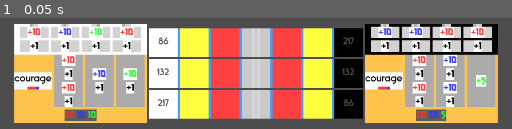
Above: before the commit, frame 1.
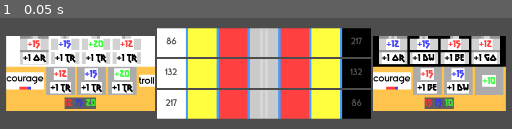
Above: after the commit, the same moment.

Repository: Pe3Hu/kura
Game: Godot game, scene res://scene/0/game.tscn
Two runs of this game, one before a commit and one after it. Both use one fixed random seed, a clock stepped at 60 frames per second and the inputs below.
Inputs:
- Up to frame 1 (0.05 s): no input

The runs differ from the first frame. In frame 1, 48% of the frame differs, in the area x 1-99%, y 5-95%.

Commit message:
update version 0.0042
1. card synergies added

Diff:
--- a/scene/2/altar.gd
+++ b/scene/2/altar.gd
@@ -10,8 +10,120 @@
 
 
 func select_cards() -> void:
+	find_synergies()
+	finish_leftovers()
+
+
+func aspects_assessment(synergies: Variant) -> void:
+	var weights = Global.dict.icon.symbol[forge.symbol]
+	var assessments = {}
+
 	for card in library.present.get_children():
+		var flag = synergies == null
+
+		if !flag:
+			for synergy in synergies:
+				if card.synergies.has(synergy):
+					flag = true
+
+		if flag:
+			var slot = forge.slots.get_node(card.slot)
+
+			if slot.cards.is_empty():
+				var assessment = card.get_aspects_assessment(weights)
+
+				if assessment > 0:
+					assessments[card] = card.get_aspects_assessment(weights)
+
+	while !assessments.keys().is_empty():
+		var card = Global.get_random_key(assessments)
+		assessments.erase(card)
 		forge.use_card(card)
+		var slot = forge.slots.get_node(card.slot)
+
+		if !slot.cards.is_empty():
+			for _i in range(assessments.keys().size()-1, -1, -1):
+				card = assessments.keys()[_i]
+
+				if card.slot == slot.name:
+					assessments.erase(card)
+
+	if synergies != null:
+		finish_synergy(synergies)
+
+
+func find_synergies() -> void:
+	var synergies = {}
+
+	for card in library.present.get_children():
+		for synergy in card.synergies:
+			if !synergies.has(synergy):
+				synergies[synergy] = {}
+
+			if !synergies[synergy].has(card.slot):
+				synergies[synergy][card.slot] = 0
+
+			synergies[synergy][card.slot] += 1
+
+	for _i in range(synergies.keys().size()-1, -1, -1):
+		var synergy = synergies.keys()[_i]
+
+		if synergies[synergy].keys().size() < 2:
+			synergies.erase(synergy)
+
+	print(synergies)
+
+	if !synergies.keys().is_empty():
+		aspects_assessment(synergies)
+	else:
+		aspects_assessment(null)
+
+
+func finish_synergy(synergies_: Dictionary) -> void:
+	var slots = {}
+
+	if synergies_ != null:
+		for card in library.present.get_children():
+			var slot = forge.slots.get_node(card.slot)
+
+			if card.bg.visible and slot.cards.is_empty():
+				for synergy in card.synergies:
+					if synergies_.has(synergy):
+						if !slots.has(card.slot):
+							slots[card.slot] = []
+
+						slots[card.slot].append(card)
+
+	for slot in slots:
+		var card = slots[slot].pick_random()
+		forge.use_card(card)
+
+
+
+func finish_leftovers() -> void:
+	var slots = {}
+
+	for card in library.present.get_children():
+		var slot = forge.slots.get_node(card.slot)
+
+		if card.bg.visible and slot.cards.is_empty():
+			var leftover = true
+
+			for synergy in card.synergies:
+				if library.synergies.has(synergy):
+					leftover = false
+					break
+
+			if leftover:
+				if !slots.has(card.slot):
+					slots[card.slot] = []
+
+				slots[card.slot].append(card)
+
+	for slot in slots:
+		var card = slots[slot].pick_random()
+		forge.use_card(card)
+
 
 
 func create_servant() -> void:
--- a/scene/3/forge.gd
+++ b/scene/3/forge.gd
@@ -10,6 +10,7 @@
 var totems = {}
 var origins = {}
 var kinds = {}
+var symbol = null
 
 
 func _ready() -> void:
@@ -44,12 +45,13 @@
 		suffixs.remove_child(suffix)
 		suffix.queue_free()
 
-	var symbol = Global.dict.spell.symbol.keys().pick_random()
+	symbol = Global.dict.spell.symbol.keys().pick_random()
 	add_affix("symbol", symbol)
 
 
 func use_card(card_: MarginContainer) -> void:
 	var slot = slots.get_node(card_.slot)
+	slot.cards.append(card_)
 	card_.bg.visible = false
 
 	for granule in card_.granules.get_children():
--- a/scene/3/slot.gd
+++ b/scene/3/slot.gd
@@ -5,15 +5,18 @@
 
 var prototype = null
 var forge = null
+var cards = []
 
 
 func set_default() -> void:
+	cards = []
+
 	for protocol in protocols.get_children():
 		protocols.remove_child(protocol)
 
 	var protocol = Global.scene.protocol.instantiate()
 	protocol.operator = "add"
-	protocol.value = 5
+	protocol.value = 10
 	protocol.default = true
 	protocol.aspect = Global.dict.slot.aspect[name]
 	apply_protocol(protocol)
--- a/scene/4/card.gd
+++ b/scene/4/card.gd
@@ -7,6 +7,7 @@
 @onready var slotIcon = $VBox/SlotIcon
 
 var slot = null
+var synergies = {}
 
 
 func apply_granule(granule_: MarginContainer) -> void:
@@ -32,3 +33,20 @@
 	if protocol_.aspect != null:
 		var aspect = aspects.get_node(protocol_.aspect)
 		aspect.add_value(value)
+
+	for synergy in Global.arr.synergy:
+		if protocol_[synergy] != null:
+			if !synergies.has(protocol_[synergy]):
+				synergies[protocol_[synergy]] = 0
+
+			synergies[protocol_[synergy]] += value
+
+
+func get_aspects_assessment(weights_: Dictionary) -> int:
+	var assessment = 0
+
+	for aspect in aspects.get_children():
+		if weights_.has(aspect.name):
+			assessment += weights_[aspect.name] * int(aspect.label.text)
+
+	return assessment
--- a/scene/4/library.gd
+++ b/scene/4/library.gd
@@ -11,6 +11,7 @@
 
 var hand = {}
 var deck = {}
+var synergies = {}
 
 
 func _ready() -> void:
@@ -23,6 +24,19 @@
 
 
 func set_basic_cards() -> void:
+	var values = []
+	var value = 10
+	var sum = 0
+
+	for _i in 3:
+		value += Global.arr.sequence["A000040"][_i]
+		for aspect in Global.arr.aspect.size() * 4 / 3:
+			values.append(value)
+			sum += value
+
+	values.shuffle()
+	#print([values, sum])
+
 	for _i in 4:
 		for aspect in Global.arr.aspect:
 			var card = Global.scene.card.instantiate()
@@ -32,7 +46,7 @@
 			granule.type = "root"
 			var protocol = Global.scene.protocol.instantiate()
 			protocol.operator = "add"
-			protocol.value = 10
+			protocol.value = values.pop_front()
 			protocol.aspect = aspect
 			granule.apply_protocol(protocol)
 			card.apply_granule(granule)
@@ -45,9 +59,41 @@
 			protocol.value = 1
 			#protocol.totem = Global.dict.totem.title.keys().pick_random()#"Wolf"#
 			#protocol.origin = Global.dict.origin.title.keys().pick_random()#"Wolf"#
-			#protocol.kind = "Wolf"#Global.dict.kind.title.keys().pick_random()#"Wolf"#
+			protocol.kind = Global.dict.kind.title.keys().pick_random()#"Wolf"#
 			granule.apply_protocol(protocol)
 			card.apply_granule(granule)
+
+	set_synergies()
+
+
+func set_synergies() -> void:
+	synergies = {}
+
+	for card in reserve.get_children():
+		for synergy in card.synergies:
+			if !synergies.has(synergy):
+				synergies[synergy] = {}
+
+			if !synergies[synergy].has(card.slot):
+				synergies[synergy][card.slot] = 0
+
+			synergies[synergy][card.slot] += 1
+
+
+	for _i in range(synergies.keys().size()-1, -1, -1):
+		var synergy = synergies.keys()[_i]
+
+		if synergies[synergy].keys().size() < 2:
+			synergies.erase(synergy)
+		else:
+			var total = 0
+
+			for slot in synergies[synergy]:
+				total += synergies[synergy][slot]
+
+			synergies[synergy].total = total
+
+	print(synergies)
 
 
 func pull_cards_from_reserve() -> void:
--- a/script/Global.gd
+++ b/script/Global.gd
@@ -23,7 +23,11 @@
 
 
 func init_arr() -> void:
+	arr.sequence = {}
+	arr.sequence["A000040"] = [2, 3, 5, 7, 11, 13, 17, 19, 23, 29]
+
 	arr.aspect = ["power", "autonomy", "velocity"]
+	arr.synergy = ["totem", "origin", "kind"]
 
 
 func init_num() -> void:
